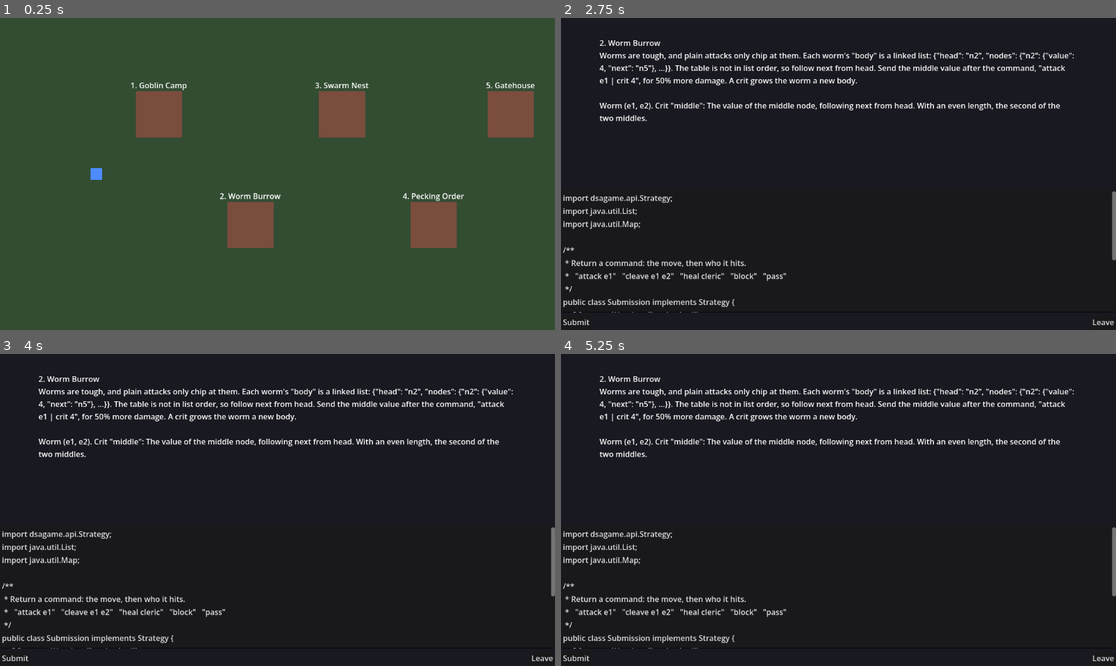
Above: before the commit, frames 1-4 (two rows, left to right).
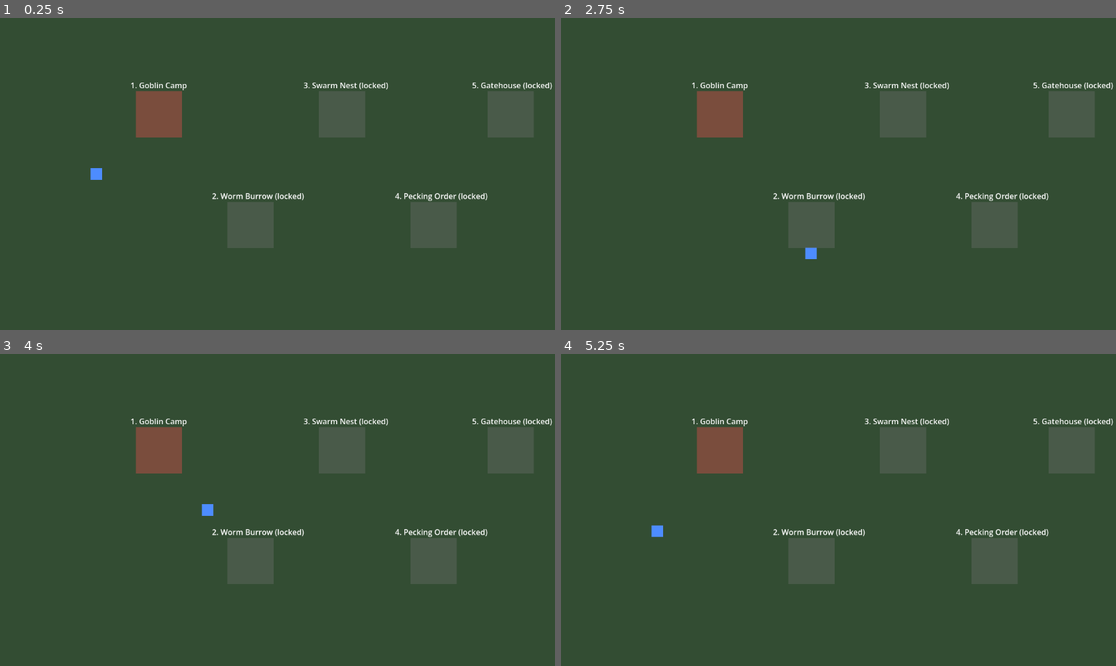
Above: after the commit, the same moments.

Repository: tonasthesecond/dsa-gamified
Game: Godot game, scene res://main.tscn
The game is run twice, just before and just after one commit, with the same random seed, the same clock (stepped at 60 frames per second) and the same inputs.
Inputs (mouse positions are in pixels of both pictures, inside the frame that each line leads up to):
- Up to frame 1 (0.25 s): no input
- Up to frame 2 (2.75 s): tap Enter at 0.5 s; move the mouse to (960, 158) at 0.52 s; hold Right (ui_right) 0.53-1.28 s; move the mouse to (727, 189) at 1.27 s; hold Down (ui_down) 1.28-2.03 s; move the mouse to (894, 105) at 2.02 s; hold Right (ui_right) from 2.03 s (still down)
- Up to frame 3 (4 s): move the mouse to (249, 572) at 2.77 s; release Right (ui_right) at 2.78 s; hold Up (ui_up) 2.78-3.53 s; move the mouse to (444, 556) at 3.52 s; hold Left (ui_left) from 3.53 s (still down)
- Up to frame 4 (5.25 s): move the mouse to (672, 463) at 4.27 s; move the mouse to (866, 510) at 5.02 s; release Left (ui_left) at 5.03 s; hold Down (ui_down) from 5.03 s (still down)

The runs differ from the first frame. In frame 1, 5.7% of the frame differs, in the area x 38-100%, y 20-74%; in frame 2, 99%; in frame 3, 99%; in frame 4, 99%, in the area x 0-100%, y 0-100%.

Commit message:
Save clears and code drafts, and lock levels in campaign order
Progress (autoload) keeps user://progress.json: cleared levels with their
fewest turns, and the player's draft per level, saved on Submit and Leave.
An unreadable file is kept as .bak. data/campaign.tres orders the levels;
the map greys out and blocks locked zones. smoke_progress covers it, and
smoke_game uses its own save file.

Diff:
--- /dev/null
+++ b/client/data/campaign.tres
@@ -0,0 +1,33 @@
+[gd_resource type="Resource" script_class="Campaign" load_steps=3 format=3]
+
+[ext_resource type="Script" path="res://resources/campaign.gd" id="1"]
+[ext_resource type="Script" path="res://resources/campaign_stage.gd" id="2"]
+
+[sub_resource type="Resource" id="camp"]
+script = ExtResource("2")
+level = "camp"
+requires = Array[String]([])
+
+[sub_resource type="Resource" id="burrow"]
+script = ExtResource("2")
+level = "burrow"
+requires = Array[String](["camp"])
+
+[sub_resource type="Resource" id="nest"]
+script = ExtResource("2")
+level = "nest"
+requires = Array[String](["burrow"])
+
+[sub_resource type="Resource" id="pecking_order"]
+script = ExtResource("2")
+level = "pecking_order"
+requires = Array[String](["nest"])
+
+[sub_resource type="Resource" id="gatehouse"]
+script = ExtResource("2")
+level = "gatehouse"
+requires = Array[String](["pecking_order"])
+
+[resource]
+script = ExtResource("1")
+stages = Array[ExtResource("2")]([SubResource("camp"), SubResource("burrow"), SubResource("nest"), SubResource("pecking_order"), SubResource("gatehouse")])
--- /dev/null
+++ b/client/globals/progress.gd
@@ -0,0 +1,80 @@
+extends Node
+## The save file: cleared levels and code drafts, in user:// (IndexedDB on web).
+
+const VERSION := 1
+const DEFAULT_PATH := "user://progress.json"
+
+var path: String = DEFAULT_PATH
+var _data: Dictionary = _fresh()
+
+
+func _ready() -> void:
+	use_file(DEFAULT_PATH)
+
+
+## Switches to another save file and loads it; tests use their own.
+func use_file(file_path: String) -> void:
+	path = file_path
+	_data = _read(file_path)
+
+
+## True once a battle on this level has been won.
+func is_cleared(level_id: String) -> bool:
+	return _data.cleared.has(level_id)
+
+
+## The fewest turns a win on this level took, or 0 if it is not cleared.
+func best_turns(level_id: String) -> int:
+	return int(_data.cleared.get(level_id, {}).get("turns", 0))
+
+
+## Records a win, keeping the fewest turns.
+func mark_cleared(level_id: String, turns: int) -> void:
+	var best := best_turns(level_id)
+	if best > 0 and best <= turns:
+		return
+	_data.cleared[level_id] = {"turns": turns, "at": Time.get_datetime_string_from_system(true)}
+	_save()
+
+
+## The player's last code for this level, or `fallback` if there is none.
+func draft(level_id: String, fallback: String) -> String:
+	return _data.drafts.get(level_id, fallback)
+
+
+## Keeps the player's code for this level.
+func save_draft(level_id: String, source: String) -> void:
+	if _data.drafts.get(level_id) == source:
+		return
+	_data.drafts[level_id] = source
+	_save()
+
+
+# --- File ---
+
+func _fresh() -> Dictionary:
+	return {"version": VERSION, "cleared": {}, "drafts": {}}
+
+
+func _read(file_path: String) -> Dictionary:
+	if not FileAccess.file_exists(file_path):
+		return _fresh()
+	var parsed: Variant = JSON.parse_string(FileAccess.get_file_as_string(file_path))
+	if parsed is Dictionary and parsed.get("version") == float(VERSION) \
+			and parsed.get("cleared") is Dictionary and parsed.get("drafts") is Dictionary:
+		return parsed
+	# Unreadable or from another version: keep it aside rather than lose it.
+	DirAccess.rename_absolute(file_path, file_path + ".bak")
+	push_warning("progress: %s was unreadable, kept as %s.bak" % [file_path, file_path])
+	return _fresh()
+
+
+func _save() -> void:
+	var temp := path + ".tmp"
+	var file := FileAccess.open(temp, FileAccess.WRITE)
+	if file == null:
+		push_warning("progress: could not write %s: %s" % [temp, error_string(FileAccess.get_open_error())])
+		return
+	file.store_string(JSON.stringify(_data, "\t"))
+	file.close()
+	DirAccess.rename_absolute(temp, path)
--- a/client/main.gd
+++ b/client/main.gd
@@ -1,10 +1,12 @@
 extends Node2D
-## Overworld rig: walking into an Area2D with `level` metadata opens that battle.
+## Overworld rig: walking into an open Area2D with `level` metadata opens that battle.
 
 const SPEED := 220.0
 const CLEARED_COLOR := Color(0.3, 0.85, 0.4, 0.5)
+const LOCKED_COLOR := Color(0.45, 0.45, 0.45, 0.35)
 
 var in_battle := false
+var campaign: Campaign = preload("res://data/campaign.tres")
 
 @onready var player: CharacterBody2D = $Overworld/Player
 @onready var battle_layer: CanvasLayer = $BattleLayer
@@ -12,18 +14,17 @@
 
 
 func _ready() -> void:
-	for zone in $Overworld.get_children():
-		if zone is Area2D:
-			zone.body_entered.connect(func(body: Node2D) -> void:
-				if body == player and not in_battle:
-					_open_battle(zone.get_meta("level")))
+	for zone in zones():
+		zone.set_meta("open_color", zone.get_node("Fill").color)
+		zone.set_meta("title", zone.get_node("Name").text)
+		zone.body_entered.connect(func(body: Node2D) -> void:
+			if body == player and not in_battle and is_open(zone.get_meta("level")):
+				_open_battle(zone.get_meta("level")))
 	battle.closed.connect(func() -> void:
 		battle_layer.hide()
 		in_battle = false)
-	battle.cleared.connect(func(level: String) -> void:
-		for zone in $Overworld.get_children():
-			if zone is Area2D and zone.get_meta("level") == level:
-				zone.get_node("Fill").color = CLEARED_COLOR)
+	battle.cleared.connect(func(_level: String) -> void: paint_zones())
+	paint_zones()
 
 
 func _physics_process(_delta: float) -> void:
@@ -37,6 +38,37 @@
 	player.move_and_slide()
 
 
+## The level zones on the overworld.
+func zones() -> Array[Area2D]:
+	var found: Array[Area2D] = []
+	for child in $Overworld.get_children():
+		if child is Area2D and child.has_meta("level"):
+			found.append(child)
+	return found
+
+
+## True when the campaign lets the player into this level.
+func is_open(level: String) -> bool:
+	return campaign.is_unlocked(level, Progress.is_cleared)
+
+
+## Colors each zone cleared, open or locked, from Progress.
+func paint_zones() -> void:
+	for zone in zones():
+		var level: String = zone.get_meta("level")
+		var fill: ColorRect = zone.get_node("Fill")
+		var title: String = zone.get_meta("title")
+		if Progress.is_cleared(level):
+			fill.color = CLEARED_COLOR
+			zone.get_node("Name").text = "%s (%d turns)" % [title, Progress.best_turns(level)]
+		elif is_open(level):
+			fill.color = zone.get_meta("open_color")
+			zone.get_node("Name").text = title
+		else:
+			fill.color = LOCKED_COLOR
+			zone.get_node("Name").text = title + " (locked)"
+
+
 func _open_battle(level: String) -> void:
 	in_battle = true
 	player.velocity = Vector2.ZERO
--- a/client/project.godot
+++ b/client/project.godot
@@ -19,3 +19,4 @@
 Config="*res://globals/config.gd"
 BattleRunner="*res://globals/battle_runner.gd"
 HoverUI="*res://globals/hover_ui.gd"
+Progress="*res://globals/progress.gd"
--- /dev/null
+++ b/client/resources/campaign.gd
@@ -0,0 +1,13 @@
+class_name Campaign
+extends Resource
+## The campaign's levels in order, and which of them are open.
+
+@export var stages: Array[CampaignStage] = []
+
+
+## True when every level `level_id` requires is cleared; a level outside the campaign is always open.
+func is_unlocked(level_id: String, is_cleared: Callable) -> bool:
+	for stage in stages:
+		if stage.level == level_id:
+			return stage.requires.all(func(required: String) -> bool: return is_cleared.call(required))
+	return true
--- /dev/null
+++ b/client/resources/campaign_stage.gd
@@ -0,0 +1,8 @@
+class_name CampaignStage
+extends Resource
+## One campaign level and the levels to clear before it opens.
+
+## A file name in data/levels/.
+@export var level: String = ""
+## Level ids that must all be cleared first; empty for the first level.
+@export var requires: Array[String] = []
--- a/client/tests/smoke_game.gd
+++ b/client/tests/smoke_game.gd
@@ -1,7 +1,13 @@
 extends Node
 ## The whole client: submits the starter code, then a broken one. Needs the server.
 
+const PROGRESS_FILE := "user://smoke_game_progress.json"
+
+
 func _ready() -> void:
+	# Its own save file, so the broken code it submits never becomes the player's draft.
+	DirAccess.remove_absolute(PROGRESS_FILE)
+	Progress.use_file(PROGRESS_FILE)
 	var main: Node = preload("res://main.tscn").instantiate()
 	add_child(main)
 	var battle_screen: BattleScreen = main.get_node("%BattleScreen")
@@ -23,6 +29,7 @@
 		submit.pressed.emit()
 		await _left_submitting(code_panel)
 		print("code panel state: %s, error: %s" % [CodePanel.State.keys()[code_panel.state], code_panel.get_node("%Error").text])
+	DirAccess.remove_absolute(PROGRESS_FILE)
 	get_tree().quit()
 
 
--- /dev/null
+++ b/client/tests/smoke_progress.gd
@@ -0,0 +1,129 @@
+extends Node
+## The save file, the campaign's locks and the map's zones, no server; exits 1 on failure.
+
+const FILE := "user://smoke_progress.json"
+
+var _failures := 0
+
+
+func _ready() -> void:
+	_clean()
+	_save_file()
+	_broken_files()
+	_campaign()
+	await _map()
+	_clean()
+	Progress.use_file(Progress.DEFAULT_PATH)
+	print("ALL PROGRESS CHECKS PASSED" if _failures == 0 else "%d PROGRESS CHECK(S) FAILED" % _failures)
+	get_tree().quit(1 if _failures > 0 else 0)
+
+
+## Clears and drafts survive a reload; a slower win never replaces a faster one.
+func _save_file() -> void:
+	Progress.use_file(FILE)
+	_check("fresh: nothing cleared", Progress.is_cleared("camp"), false)
+	_check("fresh: no best turns", Progress.best_turns("camp"), 0)
+	_check("fresh: the draft is the fallback", Progress.draft("camp", "starter"), "starter")
+	Progress.mark_cleared("camp", 5)
+	Progress.mark_cleared("camp", 7)
+	_check("a slower win keeps the best", Progress.best_turns("camp"), 5)
+	Progress.mark_cleared("camp", 3)
+	_check("a faster win replaces it", Progress.best_turns("camp"), 3)
+	Progress.save_draft("camp", "class Submission {}")
+	Progress.use_file(FILE)
+	_check("reload: still cleared", [Progress.is_cleared("camp"), Progress.best_turns("camp")], [true, 3])
+	_check("reload: the draft is kept", Progress.draft("camp", "starter"), "class Submission {}")
+	_check("reload: other levels untouched", Progress.is_cleared("burrow"), false)
+	_check("no temp file left", FileAccess.file_exists(FILE + ".tmp"), false)
+
+
+## A corrupt or foreign file starts fresh and is kept as .bak, never lost.
+func _broken_files() -> void:
+	for contents: String in ["{not json", "[1, 2]", "{\"version\": 99, \"cleared\": {}, \"drafts\": {}}",
+			"{\"version\": 1, \"cleared\": [], \"drafts\": {}}"]:
+		_write(FILE, contents)
+		Progress.use_file(FILE)
+		_check("broken %s: starts fresh" % contents, Progress.is_cleared("camp"), false)
+		_check("broken %s: kept as .bak" % contents, FileAccess.get_file_as_string(FILE + ".bak"), contents)
+		Progress.mark_cleared("camp", 4)
+		_check("broken %s: saves again" % contents, FileAccess.file_exists(FILE), true)
+		DirAccess.remove_absolute(FILE + ".bak")
+
+
+## Each stage opens once what it requires is cleared; every stage names a real level.
+func _campaign() -> void:
+	var campaign: Campaign = load("res://data/campaign.tres")
+	var cleared: Dictionary = {}
+	var is_cleared := func(level_id: String) -> bool: return cleared.has(level_id)
+	_check("the first stage is open", campaign.is_unlocked(campaign.stages[0].level, is_cleared), true)
+	var known: Array[String] = []
+	for stage in campaign.stages:
+		_check("%s: its level exists" % stage.level, ResourceLoader.exists("res://data/levels/%s.tres" % stage.level), true)
+		for required in stage.requires:
+			_check("%s: requires an earlier stage (%s)" % [stage.level, required], required in known, true)
+		if not stage.requires.is_empty():
+			_check("%s: locked before its requirements" % stage.level, campaign.is_unlocked(stage.level, is_cleared), false)
+		for required in stage.requires:
+			cleared[required] = true
+		_check("%s: open after them" % stage.level, campaign.is_unlocked(stage.level, is_cleared), true)
+		known.append(stage.level)
+	_check("a level outside the campaign is open", campaign.is_unlocked("demo", is_cleared), true)
+
+
+## Every zone is a campaign stage and the other way round, painted from Progress.
+func _map() -> void:
+	_clean()
+	Progress.use_file(FILE)
+	var main: Node = load("res://main.tscn").instantiate()
+	add_child(main)
+	await get_tree().process_frame
+	var stages: Array = main.campaign.stages.map(func(stage: CampaignStage) -> String: return stage.level)
+	var zoned: Array = main.zones().map(func(zone: Area2D) -> String: return zone.get_meta("level"))
+	stages.sort()
+	zoned.sort()
+	_check("every stage has a zone and every zone a stage", zoned, stages)
+	_check("fresh map: camp open, burrow locked", [main.is_open("camp"), main.is_open("burrow")], [true, false])
+	var burrow_name: Label = main.get_node("Overworld/BurrowZone/Name")
+	_check_contains("fresh map: burrow says locked", burrow_name.text, "(locked)")
+	Progress.mark_cleared("camp", 4)
+	main.paint_zones()
+	_check("after camp: burrow open", main.is_open("burrow"), true)
+	_check("after camp: burrow no longer locked", "(locked)" in burrow_name.text, false)
+	_check_contains("after camp: camp shows its turns", main.get_node("Overworld/CampZone/Name").text, "4 turns")
+	_check("after camp: camp is green", main.get_node("Overworld/CampZone/Fill").color, main.CLEARED_COLOR)
+	var screen: BattleScreen = main.get_node("%BattleScreen")
+	screen.open("camp")
+	_check("no draft: the editor shows the starter", screen.code_panel.source(), screen.code_panel.starter)
+	Progress.save_draft("camp", "// mine")
+	screen.open("camp")
+	_check("a draft: the editor shows it", screen.code_panel.source(), "// mine")
+	screen.code_panel.set_source("// edited")
+	screen.code_panel.get_node("%Leave").pressed.emit()
+	_check("leaving saves the draft", Progress.draft("camp", ""), "// edited")
+	main.queue_free()
+
+
+func _clean() -> void:
+	for suffix in ["", ".bak", ".tmp"]:
+		if FileAccess.file_exists(FILE + suffix):
+			DirAccess.remove_absolute(FILE + suffix)
+
+
+func _write(file_path: String, contents: String) -> void:
+	var file := FileAccess.open(file_path, FileAccess.WRITE)
+	file.store_string(contents)
+	file.close()
+
+
+# --- Checks ---
+
+func _check(label: String, actual: Variant, expected: Variant) -> void:
+	if typeof(actual) == typeof(expected) and actual == expected:
+		print("ok: ", label)
+	else:
+		_failures += 1
+		print("FAIL: %s (got %s, want %s)" % [label, actual, expected])
+
+
+func _check_contains(label: String, actual: String, needle: String) -> void:
+	_check(label + " (contains \"%s\")" % needle, needle in actual, true)
--- /dev/null
+++ b/client/tests/smoke_progress.tscn
@@ -0,0 +1,6 @@
+[gd_scene load_steps=2 format=3]
+
+[ext_resource type="Script" path="res://tests/smoke_progress.gd" id="1"]
+
+[node name="SmokeProgress" type="Node"]
+script = ExtResource("1")
--- a/client/ui/battle_screen.gd
+++ b/client/ui/battle_screen.gd
@@ -22,6 +22,7 @@
 	battle_display.listen_to(replay)
 
 	code_panel.submit_pressed.connect(func(source: String) -> void:
+		Progress.save_draft(level, source)
 		BattleRunner.submit(source, level))
 	BattleRunner.result_ready.connect(replay.load_battle)
 
@@ -38,6 +39,7 @@
 		_autoplay.start())
 	code_panel.leave_pressed.connect(func() -> void:
 		_autoplay.stop()
+		Progress.save_draft(level, code_panel.source())
 		closed.emit())
 
 	_autoplay.wait_time = step_seconds
@@ -49,14 +51,16 @@
 	replay.battle_loaded.connect(%Briefing.hide)
 	replay.ended.connect(func(won: bool, _reason: String) -> void:
 		if won:
+			Progress.mark_cleared(level, replay.turn)
 			cleared.emit(level))
 
 
-## Shows an empty battle screen for a level, with its briefing.
+## Shows an empty battle screen for a level, with its briefing and the player's last code for it.
 func open(level_id: String) -> void:
 	level = level_id
 	_autoplay.stop()
 	replay.reset()
+	code_panel.set_source(Progress.draft(level_id, code_panel.starter))
 	code_panel.show_idle()
 	%Briefing.text = briefing(load("res://data/levels/%s.tres" % level_id))
 	%Briefing.show()
--- a/client/ui/code_panel.gd
+++ b/client/ui/code_panel.gd
@@ -11,6 +11,8 @@
 signal leave_pressed
 
 var state: State = State.IDLE
+## The code the editor starts with, for a level with no draft yet.
+var starter: String = ""
 
 @onready var _editor: TextEdit = %Editor
 @onready var _submit: Button = %Submit
@@ -20,6 +22,7 @@
 
 
 func _ready() -> void:
+	starter = _editor.text
 	_submit.pressed.connect(func() -> void:
 		_set_state(State.SUBMITTING)
 		submit_pressed.emit(_editor.text))
@@ -28,6 +31,17 @@
 	%Reset.pressed.connect(reset_pressed.emit)
 	%Leave.pressed.connect(leave_pressed.emit)
 	_set_state(State.IDLE)
+
+
+## The code in the editor.
+func source() -> String:
+	return _editor.text
+
+
+## Replaces the code in the editor.
+func set_source(text: String) -> void:
+	_editor.text = text
+	_editor.clear_undo_history()
 
 
 ## Shows that the server could not be reached.
Not shown, added: client/globals/progress.gd.uid
Not shown, added: client/resources/campaign.gd.uid
Not shown, added: client/resources/campaign_stage.gd.uid
Not shown, added: client/tests/smoke_progress.gd.uid
Not shown, changed: .claude/skills/new-level/SKILL.md
Not shown, changed: ARCHITECTURE.md
Not shown, changed: CLAUDE.md
Not shown, changed: DEVELOPMENT.md
